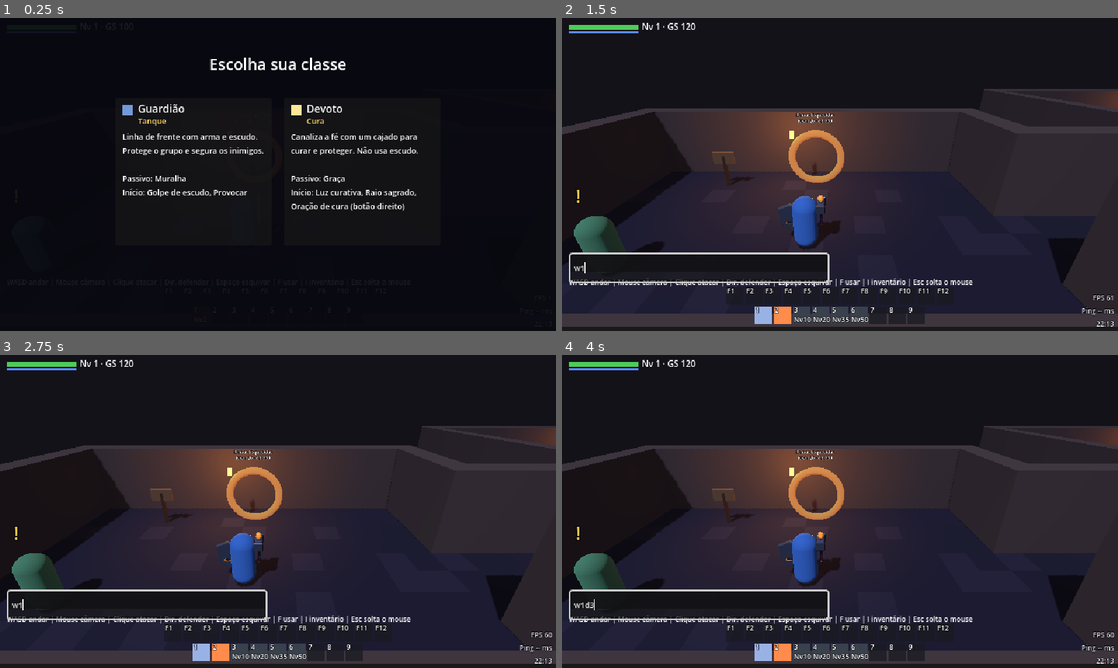
Above: before the commit, frames 1-4 (two rows, left to right).
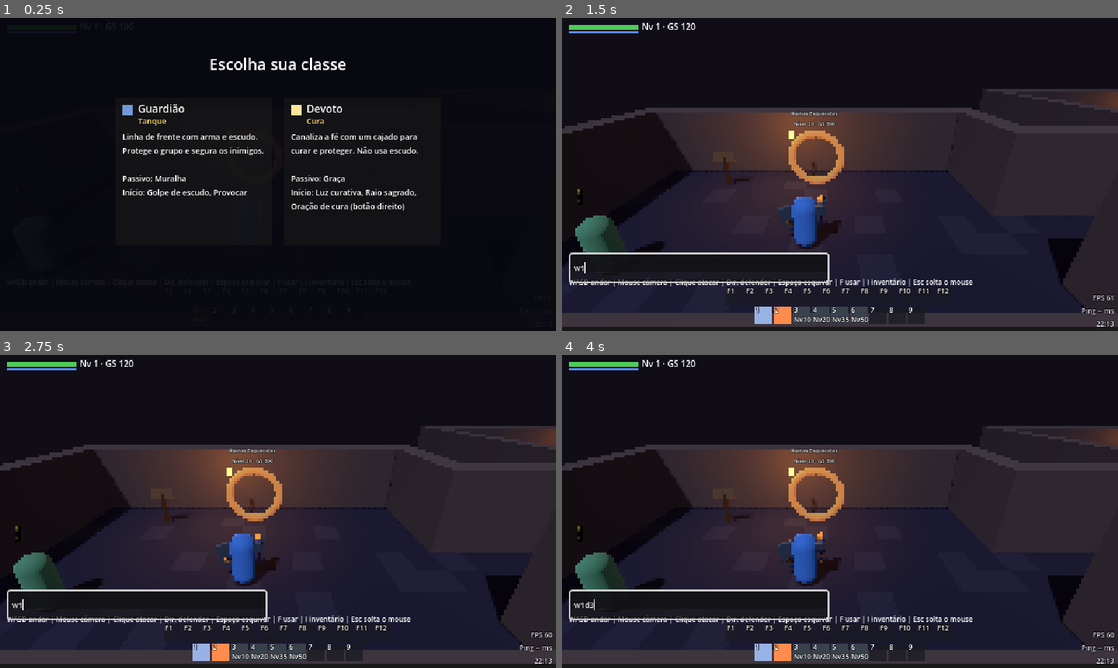
Above: after the commit, the same moments.

Repository: crisz-source/ALYSPERIN
Game: Godot game, scene res://game/world/areas/prototype_area/prototype_area.tscn
Two runs of this game, one before a commit and one after it. Both use one fixed random seed, a clock stepped at 60 frames per second and the inputs below.
Inputs (mouse positions are in pixels of both pictures, inside the frame that each line leads up to):
- Up to frame 1 (0.25 s): no input
- Up to frame 2 (1.5 s): click "Guardião" at 0.5 s; tap Enter (chat) at 1.25 s; move the mouse to (867, 174) at 1.27 s; hold W (move_up) from 1.28 s (still down); tap 1 (ability_1) at 1.35 s; click (867, 174) at 1.42 s
- Up to frame 3 (2.75 s): release W (move_up) at 2 s; drag from (166, 527) to (250, 574) at 2.02 s
- Up to frame 4 (4 s): move the mouse to (895, 442) at 2.77 s; hold D (move_right) 2.78-3.5 s; tap 3 (ability_3) at 2.85 s; click (895, 442) at 2.92 s; drag from (812, 574) to (673, 464) at 3.52 s

The runs differ from the first frame. In frame 2, 1.3% of the frame differs, in the area x 0-100%, y 23-95%; in frame 3, 1.3%; in frame 4, 1.3%.

Commit message:
Partes do chefe ao alcance da espada; texto nítido (interface em resolução cheia, 3D pixelado)
- Khar'Vesh: bulbos, boca, chicotes e cerne na faixa do golpe corpo a corpo
- stretch canvas_items + 3D a 1/3 nearest; WorldText desenha Label3D nítidos na camada 2D
- Testes de golpe real nas partes e de nitidez

Co-Authored-By: Claude Opus 5.5 <noreply@anthropic.com>

Diff:
--- a/game/actors/bosses/khar_vesh.gd
+++ b/game/actors/bosses/khar_vesh.gd
@@ -17,6 +17,10 @@
 const GRAVITY: float = 20.0
 const MAX_HEALTH: int = 2400
 const XP_REWARD: int = 3000
+## Faixa de altura que a área de golpe corpo a corpo do jogador alcança (m):
+## centro do golpe a 0,9 m, meia altura 0,7. Partes quebráveis ficam dentro dela.
+const MELEE_BAND_LOW: float = 0.2
+const MELEE_BAND_HIGH: float = 1.6
 const DISPLAY_NAME := "Khar'Vesh, a Mãe-Raiz"
 const ITEMS := "res://game/items/data/"
 
@@ -145,7 +149,7 @@
 	trunk.name = "Trunk"
 	_model.add_child(trunk)
 	_core_mesh = _mesh_sphere(1.0, _mat(Color(0.9, 0.1, 0.1), Color(1.0, 0.1, 0.05)))
-	_core_mesh.position = Vector3(0, 3.0, -1.0)
+	_core_mesh.position = Vector3(0, 1.1, -1.0)
 	_core_mesh.visible = false
 	_model.add_child(_core_mesh)
 	_aura = OmniLight3D.new()
@@ -158,15 +162,17 @@
 
 func _build_parts() -> void:
 	# [id, vida, forma (tamanho), posição local, cor, escala de dano]
+	# Toda parte quebrável fica na faixa que o golpe corpo a corpo alcança
+	# (MELEE_BAND_LOW..HIGH): sem arqueiro, o tanque também precisa quebrar tudo.
 	var specs: Array = [
 		[&"bark", 900, Vector3(3.5, 5.0, 3.5), Vector3(0, 3, 0), BARK_COLOR, 1.0],
-		[&"core", 0, Vector3(2.0, 2.0, 2.0), Vector3(0, 3, -1.0), Color(0.9, 0.1, 0.1), 1.5],
-		[&"mouth", 250, Vector3(1.0, 1.6, 0.6), Vector3(0, 3.6, -1.7), Color(0.55, 0.05, 0.05), 1.0],
-		[&"whip_left", 250, Vector3(0.5, 0.5, 3.0), Vector3(-2.2, 2.5, -1.2), Color(0.18, 0.12, 0.08), 1.0],
-		[&"whip_right", 250, Vector3(0.5, 0.5, 3.0), Vector3(2.2, 2.5, -1.2), Color(0.18, 0.12, 0.08), 1.0],
-		[&"bulb_1", 150, Vector3(0.9, 0.9, 0.9), Vector3(-0.8, 3.5, 1.6), Color(0.9, 0.1, 0.15, 0.75), 1.0],
-		[&"bulb_2", 150, Vector3(0.9, 0.9, 0.9), Vector3(0.8, 3.0, 1.7), Color(0.9, 0.1, 0.15, 0.75), 1.0],
-		[&"bulb_3", 150, Vector3(0.9, 0.9, 0.9), Vector3(0.0, 4.3, 1.5), Color(0.9, 0.1, 0.15, 0.75), 1.0],
+		[&"core", 0, Vector3(1.6, 1.4, 1.2), Vector3(0, 1.1, -1.3), Color(0.9, 0.1, 0.1), 1.5],
+		[&"mouth", 250, Vector3(1.0, 0.9, 0.6), Vector3(0, 1.3, -1.75), Color(0.55, 0.05, 0.05), 1.0],
+		[&"whip_left", 250, Vector3(0.5, 0.5, 3.0), Vector3(-2.0, 0.8, -1.4), Color(0.18, 0.12, 0.08), 1.0],
+		[&"whip_right", 250, Vector3(0.5, 0.5, 3.0), Vector3(2.0, 0.8, -1.4), Color(0.18, 0.12, 0.08), 1.0],
+		[&"bulb_1", 150, Vector3(0.9, 0.9, 0.9), Vector3(-0.9, 0.9, 1.75), Color(0.9, 0.1, 0.15, 0.75), 1.0],
+		[&"bulb_2", 150, Vector3(0.9, 0.9, 0.9), Vector3(0.9, 0.9, 1.75), Color(0.9, 0.1, 0.15, 0.75), 1.0],
+		[&"bulb_3", 150, Vector3(0.9, 0.9, 0.9), Vector3(0.0, 1.45, 1.8), Color(0.9, 0.1, 0.15, 0.75), 1.0],
 	]
 	for spec: Array in specs:
 		var part := BossPart.new()
--- /dev/null
+++ b/game/systems/world_text.gd
@@ -0,0 +1,102 @@
+extends Node
+## Autoload WorldText: deixa NÍTIDOS os textos do mundo 3D (Label3D: números de
+## dano, nome de efeitos, avisos, placas, nome do portal...).
+##
+## Por quê: o 3D é desenhado em 1/3 da resolução (visual pixelado escolhido pelo
+## proprietário) e um Label3D sairia borrado junto. Aqui cada Label3D continua
+## existindo (a lógica e os testes leem dele), mas fica invisível no 3D; uma cópia
+## é desenhada na camada 2D, que é renderizada na resolução cheia da tela.
+## Mesmo ponto na tela, mesmo tamanho (fixed_size), cor, transparência e contorno.
+
+## Camada 2D: acima do mundo e do HUD, abaixo dos menus (inventário, morte...).
+const LAYER: int = 3
+## Menor tamanho de letra (em pixels da base 640x360) para continuar legível.
+const MIN_FONT: int = 6
+## Camada de desenho 3D dos Label3D originais: a câmera não a enxerga (só a cópia 2D aparece).
+## (Transparência não basta: o contorno da letra ainda era desenhado.)
+const HIDDEN_RENDER_LAYER: int = 20
+
+var _layer: CanvasLayer
+var _labels: Dictionary = {}   # Label3D -> Label
+
+
+func _ready() -> void:
+	# Atualiza por último no quadro: depois que câmera e textos já se moveram
+	# (senão a cópia ficaria um quadro atrasada e "nadaria" ao girar a câmera).
+	process_priority = 1000
+	_layer = CanvasLayer.new()
+	_layer.name = "WorldTextLayer"
+	_layer.layer = LAYER
+	add_child(_layer)
+	get_tree().node_added.connect(_on_node_added)
+
+
+## Cópia 2D de um Label3D (null se ainda não registrado). Usado por testes.
+func overlay_for(label3d: Label3D) -> Label:
+	return _labels.get(label3d)
+
+
+func _on_node_added(node: Node) -> void:
+	var l3 := node as Label3D
+	if l3 == null or _labels.has(l3):
+		return
+	var label := Label.new()
+	label.horizontal_alignment = HORIZONTAL_ALIGNMENT_CENTER
+	label.vertical_alignment = VERTICAL_ALIGNMENT_CENTER
+	label.mouse_filter = Control.MOUSE_FILTER_IGNORE
+	label.visible = false
+	_layer.add_child(label)
+	_labels[l3] = label
+	# Esconde só o desenho 3D (visible/text/modulate continuam valendo).
+	l3.layers = 1 << (HIDDEN_RENDER_LAYER - 1)
+	l3.tree_exiting.connect(_forget.bind(l3), CONNECT_ONE_SHOT)
+
+
+func _forget(l3: Label3D) -> void:
+	var label: Label = _labels.get(l3)
+	if label:
+		label.queue_free()
+	_labels.erase(l3)
+
+
+func _process(_delta: float) -> void:
+	var cam: Camera3D = get_viewport().get_camera_3d()
+	if cam and cam.get_cull_mask_value(HIDDEN_RENDER_LAYER):
+		cam.set_cull_mask_value(HIDDEN_RENDER_LAYER, false)
+	for l3: Label3D in _labels.keys():
+		var label: Label = _labels[l3]
+		if not is_instance_valid(l3):
+			continue
+		var pos: Vector3 = l3.global_position
+		if cam == null or not l3.is_visible_in_tree() or l3.text.is_empty() or cam.is_position_behind(pos):
+			label.visible = false
+			continue
+		label.visible = true
+		label.text = l3.text
+		var size: int = maxi(roundi(screen_font_size(l3, cam)), MIN_FONT)
+		label.add_theme_font_size_override("font_size", size)
+		label.add_theme_color_override("font_color", l3.modulate)
+		if l3.outline_size > 0:
+			var outline: Color = l3.outline_modulate
+			outline.a = minf(outline.a, l3.modulate.a)
+			label.add_theme_color_override("font_outline_color", outline)
+			label.add_theme_constant_override("outline_size", maxi(roundi(l3.outline_size * size / float(maxi(l3.font_size, 1))), 1))
+		# Tamanho medido direto na fonte: o tamanho automático do Label só se
+		# atualiza no quadro seguinte e o centro tremeria ao mudar a letra.
+		var font: Font = label.get_theme_font("font")
+		var box: Vector2 = font.get_multiline_string_size(label.text, HORIZONTAL_ALIGNMENT_CENTER, -1, size)
+		label.size = box
+		# O Label não fica menor que o próprio mínimo (espaçamento de linha):
+		# centraliza pelo tamanho que ele realmente ficou.
+		label.position = cam.unproject_position(pos) - label.size / 2.0
+
+
+## Altura da letra na tela (pixels da base 640x360) que o Label3D teria com
+## fixed_size: font_size x pixel_size, projetado pela abertura da câmera.
+static func screen_font_size(l3: Label3D, cam: Camera3D) -> float:
+	var view_h: float = cam.get_viewport().get_visible_rect().size.y
+	var world_units: float = l3.font_size * l3.pixel_size
+	if not l3.fixed_size:
+		var depth: float = maxf(cam.global_position.distance_to(l3.global_position), 0.1)
+		world_units /= depth
+	return world_units / tan(deg_to_rad(cam.fov) / 2.0) * view_h / 2.0
--- a/project.godot
+++ b/project.godot
@@ -17,6 +17,7 @@
 [autoload]
 
 Hitstop="*res://game/systems/hitstop.gd"
+WorldText="*res://game/systems/world_text.gd"
 
 [debug]
 
@@ -29,7 +30,7 @@
 window/size/mode=3
 window/size/window_width_override=1920
 window/size/window_height_override=1080
-window/stretch/mode="viewport"
+window/stretch/mode="canvas_items"
 window/stretch/scale_mode="integer"
 
 [input]
@@ -218,6 +219,8 @@
 [rendering]
 
 textures/canvas_textures/default_texture_filter=0
+scaling_3d/mode=5
+scaling_3d/scale=0.333333
 renderer/rendering_method="gl_compatibility"
 renderer/rendering_method.mobile="gl_compatibility"
 environment/defaults/default_clear_color=Color(0.07, 0.06, 0.08, 1)
Not shown, added: game/systems/world_text.gd.uid
Not shown, changed: documentation/CONVENCOES.md
Not shown, added: documentation/worklog/2026-11-08-alcance-chefe-e-texto-nitido.md
